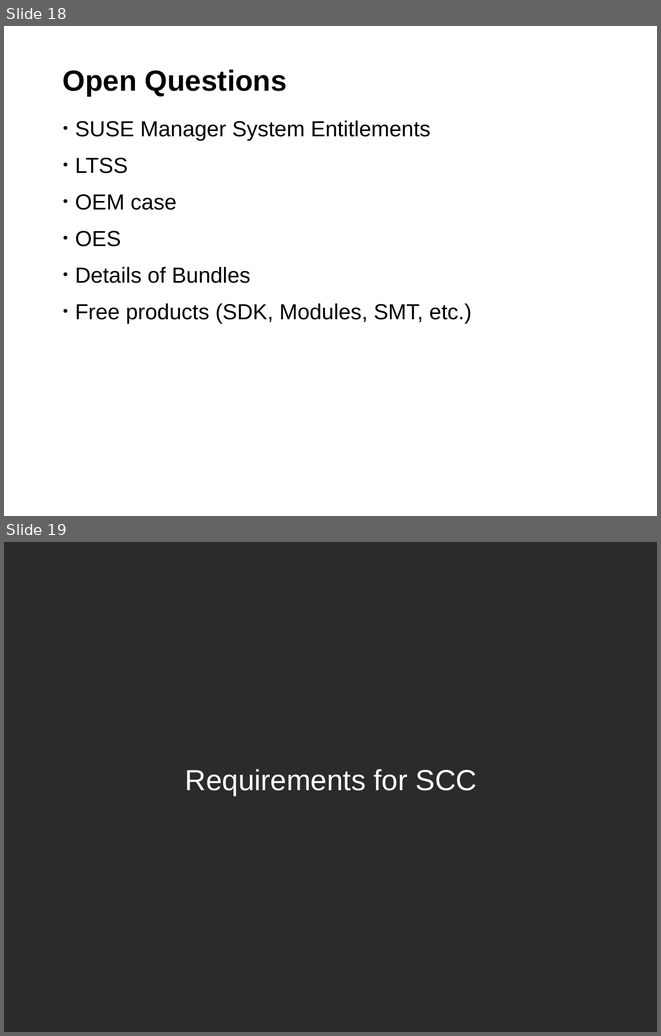
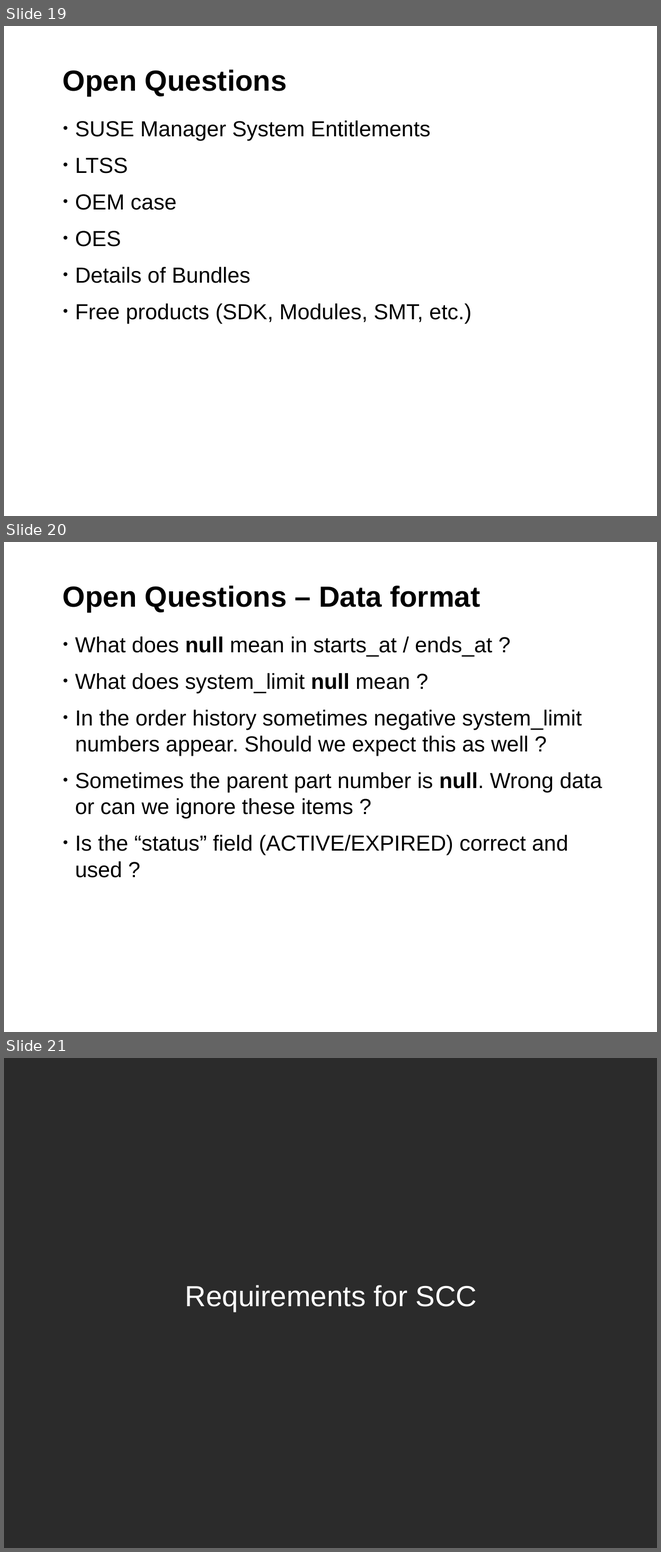
Before and after one commit to hustodemon/subscription-matcher, a slide deck: doc/SubscriptionCounting.odp. Shown one above the other, each under a label of ours: slides 18 and 19 before the commit, slides 19, 20 and 21 after it. The pictures are 661x1036 and 661x1552 pixels, drawn with LibreOffice and Linux fonts; fonts in the diff are those of the drawing; background and template pictures are left out; a plain dark background stands for a picture behind light text. Boxes give left, top, right and bottom in pixels: in the first picture for what was removed or moved away, otherwise in the second. Text is boxed around its words. In the diff, an @@ line names an element or a change of style, - is before the commit and + after.

```diff
--- a/doc/SubscriptionCounting.odp
+++ b/doc/SubscriptionCounting.odp
@@ slide 20 added at <box>4,542,657,1032</box>, background #FFFFFF; not listed: 1 template element that a slide beside it also shows @@
@@ title added at <box>63,585,480,612</box>, 32 pt, text #000000, bold @@
+Open Questions – Data format
@@ text added at <box>75,636,602,877</box>, 24 pt, text #000000 @@
+• What does null mean in starts_at / ends_at ?
+• What does system_limit null mean ?
+• In the order history sometimes negative system_limit numbers appear. Should we expect this as well ?
+• Sometimes the parent part number is null. Wrong data or can we ignore these items ?
+• Is the “status” field (ACTIVE/EXPIRED) correct and used ?
@@ what was slide 18 is now slide 19 @@
@@ what was slide 19 is now slide 21 @@
```
Also in this commit, not shown: 1 slide changed, 2 other slides added.
